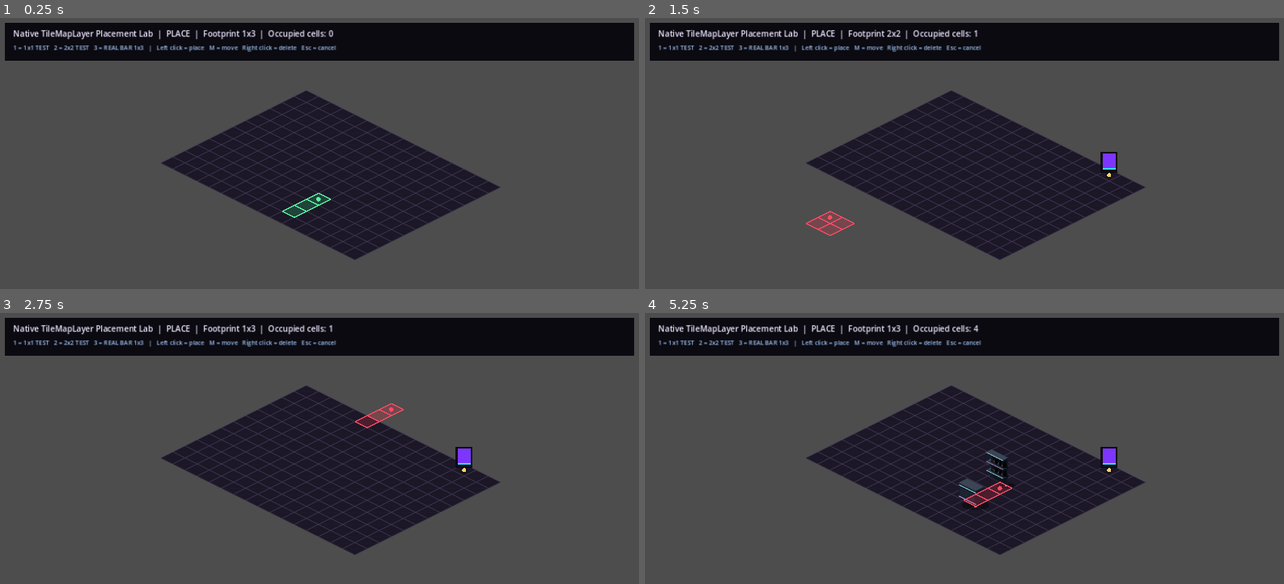
Above: before the commit, frames 1-4 (two rows, left to right).
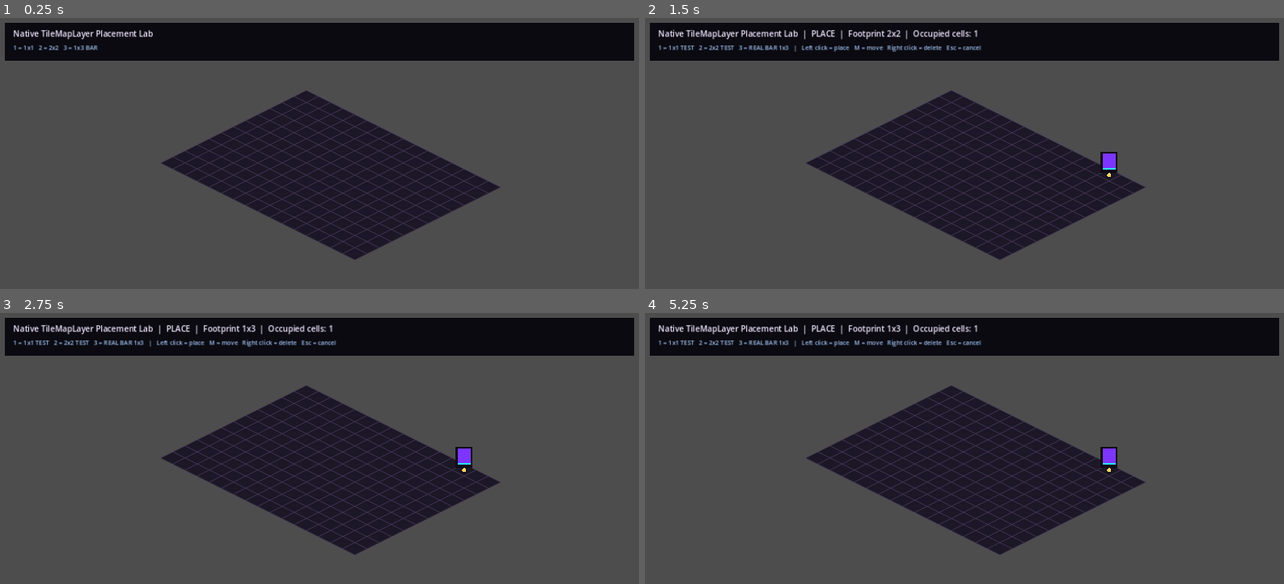
Above: after the commit, the same moments.

Repository: 22crob/Nightclub-City
Game: Godot game, scene res://scenes/testing/PlacementLab.tscn
Same seed, same stepped clock (60 frames per second), same inputs: the game is played once before the commit and once after it.
Inputs (mouse positions are in pixels of both pictures, inside the frame that each line leads up to):
- Up to frame 1 (0.25 s): no input
- Up to frame 2 (1.5 s): tap Enter at 0.5 s; move the mouse to (1105, 177) at 0.52 s; tap 1 at 0.6 s; click (1105, 177) at 0.67 s; tap Space at 1.25 s; move the mouse to (836, 213) at 1.27 s; tap 2 at 1.35 s; click (836, 213) at 1.42 s
- Up to frame 3 (2.75 s): tap Enter at 2 s; move the mouse to (383, 410) at 2.02 s; tap 3 at 2.1 s; click (383, 410) at 2.17 s
- Up to frame 4 (5.25 s): tap Space at 2.75, 4.25 s; move the mouse to (932, 565) at 2.77 s; tap M at 2.85 s; click (932, 565) at 2.92 s; tap Enter at 3.5 s; move the mouse to (1156, 546) at 3.52 s; tap 1 at 3.6 s; click (1156, 546) at 3.67 s; move the mouse to (772, 437) at 4.27 s; tap 2 at 4.35 s; click (772, 437) at 4.42 s; move the mouse to (996, 491) at 5.02 s; tap 3 at 5.1 s; click (996, 491) at 5.17 s

The runs differ from the first frame. In frame 1, 1.3% of the frame differs, in the area x 5-53%, y 4-74%; in frame 2, 0.4%; in frame 3, 0.3%; in frame 4, 0.6%.
Error after the commit: Attempt to call function 'setup' in base 'null instance' on a null instance. (res://scripts/placement_lab.gd:28)

Commit message:
Constrain real bars to native back-wall row

Diff:
--- a/godot_v2/scripts/placement_lab.gd
+++ b/godot_v2/scripts/placement_lab.gd
@@ -8,6 +8,7 @@
 const OCCUPANCY_GRID = preload("res://scripts/occupancy_grid.gd")
 
 @onready var floor: TileMapLayer = $World/Floor
+@onready var back_wall = $World/BackWall
 @onready var furniture_layer: Node2D = $World/FurnitureLayer
 @onready var preview = $World/FootprintPreview
 @onready var status_label: Label = $UI/Panel/Status
@@ -24,6 +25,7 @@
 func _ready() -> void:
 	_build_native_tileset()
 	_fill_floor()
+	back_wall.setup(floor, ROOM_SIZE.x)
 	preview.setup(floor)
 	_update_hover()
 	_update_status()
@@ -90,15 +92,26 @@
 		footprint = moving_owner.get_footprint()
 		ignore_owner = moving_owner
 
-	var valid := occupancy.can_place(hover_cell, footprint, ROOM_SIZE, ignore_owner)
+	var valid := _placement_is_valid(hover_cell, footprint, ignore_owner)
 	preview.show_preview(hover_cell, footprint, valid)
+
+func _placement_is_valid(cell: Vector2i, footprint: Vector2i, ignore_owner: Object = null) -> bool:
+	if not occupancy.can_place(cell, footprint, ROOM_SIZE, ignore_owner):
+		return false
+
+	# The real bar includes a rear shelf, so its anchor belongs on the y=0
+	# back-wall row. Test furniture remains free-placement.
+	if footprint == Vector2i(1, 3) and cell.y != 0:
+		return false
+
+	return true
 
 func _place_or_finish_move() -> void:
 	var footprint := selected_footprint
 
 	if moving_owner != null:
 		footprint = moving_owner.get_footprint()
-		if not occupancy.can_place(hover_cell, footprint, ROOM_SIZE, moving_owner):
+		if not _placement_is_valid(hover_cell, footprint, moving_owner):
 			return
 
 		moving_owner.visible = true
@@ -108,7 +121,7 @@
 		_update_status()
 		return
 
-	if not occupancy.can_place(hover_cell, footprint, ROOM_SIZE):
+	if not _placement_is_valid(hover_cell, footprint):
 		return
 
 	var scene_to_place: PackedScene = DEBUG_FURNITURE
